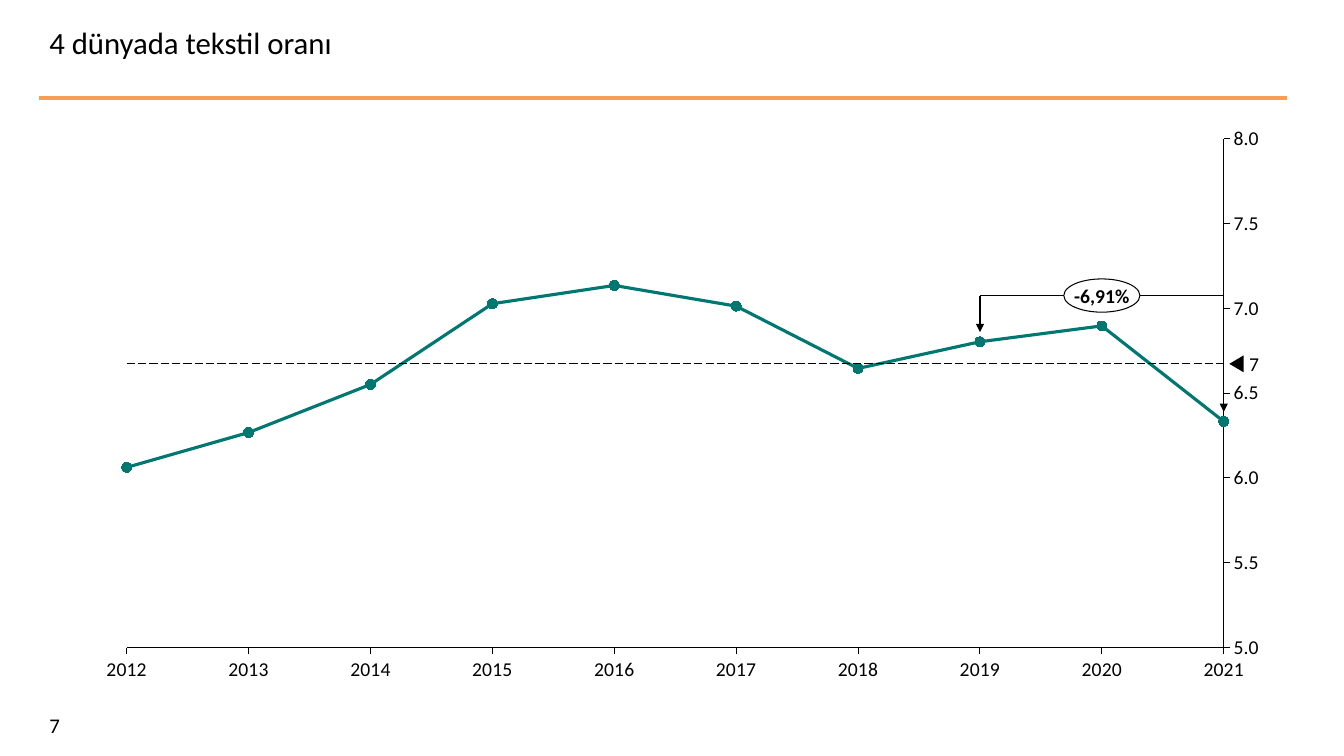
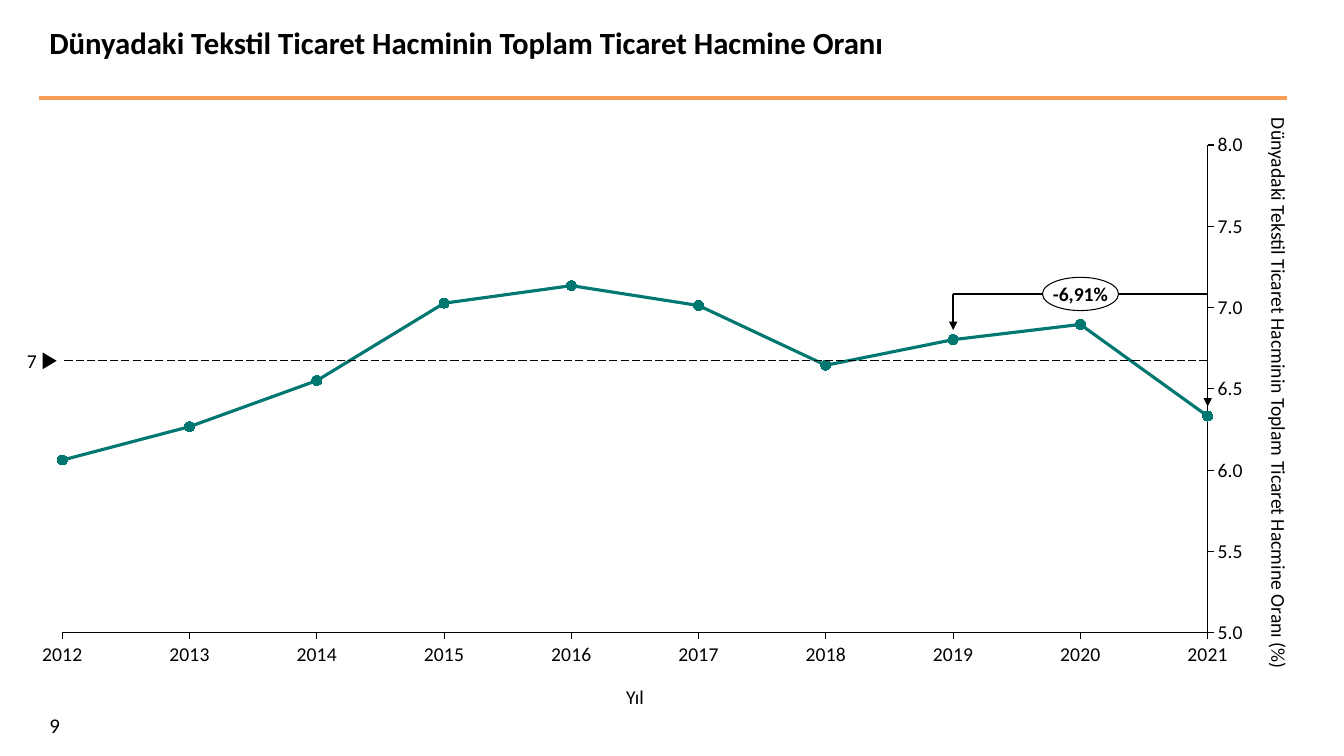
Before and after one commit to oguzoztekin/Dis-Ticaret-Tekstil, a slide deck: slide 9 of 20241216_Türkiye tekstil dış ticaret analizi_v1 (Oğuz).pptx (slide 7 before the commit). Drawn at 1344x756 pixels with LibreOffice and Linux fonts; fonts in the diff are those of the drawing; background and template pictures are left out. Boxes give left, top, right and bottom in pixels: in the first picture for what was removed or moved away, otherwise in the second. Text is boxed around its words. In the diff, an @@ line names an element or a change of style, - is before the commit and + after.

```diff
--- a/20241216_Türkiye tekstil dış ticaret analizi_v1 (Oğuz).pptx
+++ b/20241216_Türkiye tekstil dış ticaret analizi_v1 (Oğuz).pptx
@@ title at <box>49,32,883,59</box>: text changed; bold on @@
-4 dünyada tekstil oranı
+Dünyadaki Tekstil Ticaret Hacminin Toplam Ticaret Hacmine Oranı
@@ scatter lines chart at <box>20,122,1265,689</box> @@
@@ plot area changed @@
@@ scatter lines chart: place and size @@
-scatter lines chart at <box>85,116,1282,704</box>
+scatter lines chart at <box>20,122,1265,689</box>
@@ text added at <box>1266,126,1290,636</box>, 14 pt, text #000000 @@
+Dünyadaki Tekstil Ticaret Hacminin Toplam Ticaret Hacmine Oranı (%)
@@ line moved from (1224, 295) - (980, 295) to (1208, 294) - (954, 294) @@
@@ arrow moved from (980, 295) - (980, 333) to (954, 294) - (954, 330) @@
@@ ellipse "-6,91%": place and size @@
-ellipse "-6,91%" at <box>1064,279,1140,313</box>
+ellipse "-6,91%" at <box>1043,277,1119,311</box>
@@ arrow moved from (1224, 412) - (1224, 295) to (1208, 406) - (1208, 294) @@
@@ text "7": place and size @@
-text "7" at <box>1249,358,1259,371</box>
+text "7" at <box>27,355,37,368</box>
@@ text "7" at <box>27,355,37,368</box>: alignment left to right @@
@@ right arrow at <box>42,353,56,370</box>: rotation 180 to 0 degrees @@
@@ line moved from (127, 364) - (1224, 364) to (1208, 361) - (63, 361) @@
@@ page number at <box>49,719,60,733</box>: text changed @@
-7
+9
@@ text added at <box>626,690,644,704</box>, 14 pt, text #000000 @@
+Yıl
```
Also in this commit, not shown: 5 other slides changed, 12 slides added, 1 slide removed, 10 other files.
